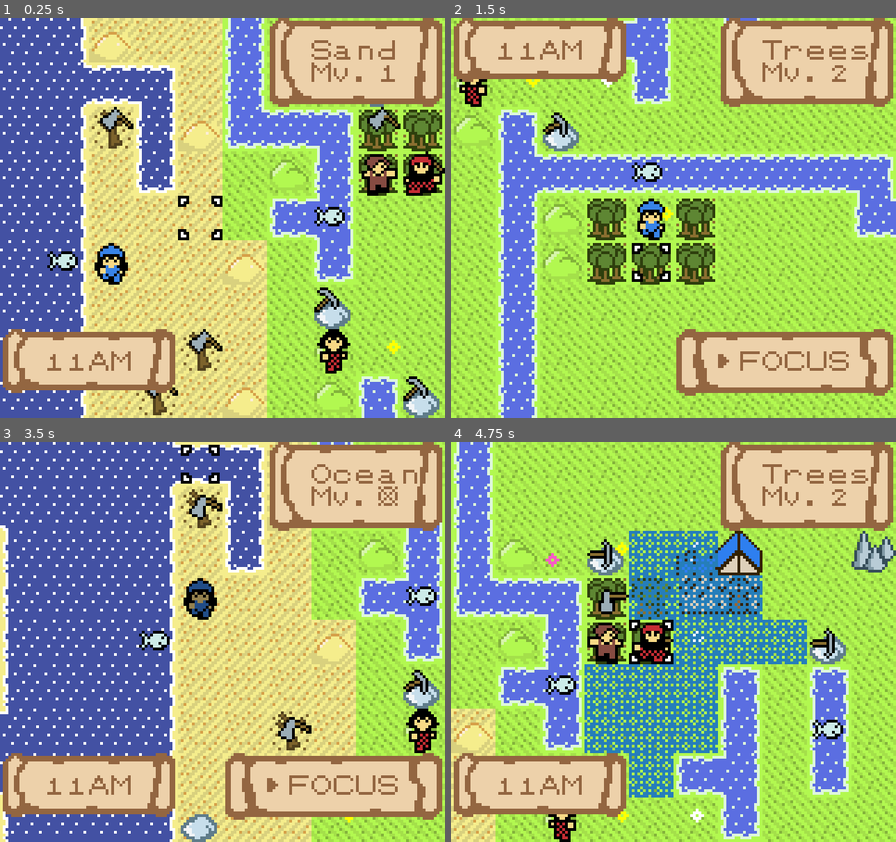
Above: before the commit, frames 1-4 (two rows, left to right).
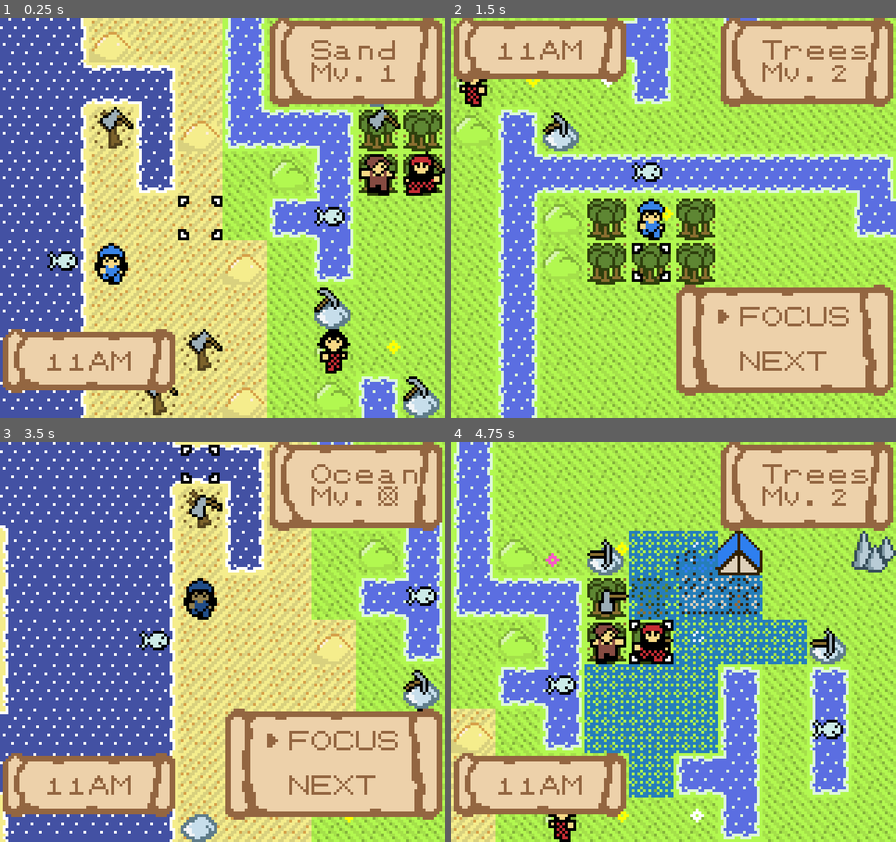
Above: after the commit, the same moments.

Repository: SummonerL/GuildBuilders
Game: Godot game, scene res://Scenes/Overworld/Overworld_Scene.tscn
Same seed, same stepped clock (60 frames per second), same inputs: the game is played once before the commit and once after it. Sound files missing from this copy of the repository are replaced by a short silence.
Inputs:
- Up to frame 1 (0.25 s): no input
- Up to frame 2 (1.5 s): tap Enter (ui_accept) at 0.5, 1.35 s; hold Right (ui_right) 0.53-1.28 s; hold Enter (ui_accept) 0.53-1.28 s; hold Down (ui_down) from 1.28 s (still down)
- Up to frame 3 (3.5 s): tap Enter (ui_accept) at 1.52, 1.82, 2.85, 3.02, 3.32 s; release Down (ui_down) at 2.03 s; hold Right (ui_right) 2.03-2.78 s; hold Enter (ui_accept) 2.03-2.78 s; hold Up (ui_up) from 2.78 s (still down)
- Up to frame 4 (4.75 s): release Up (ui_up) at 3.53 s; hold Enter (ui_accept) 3.53-4.28 s; hold Left (ui_left) from 3.53 s (still down); tap Enter (ui_accept) at 4.35, 4.52 s

The runs differ from the first frame. In frame 1, 0.1% of the frame differs, in the area x 80-90%, y 37-45%; in frame 2, 6.8%, in the area x 50-100%, y 66-90%; in frame 3, 6.7%; in frame 4, 0.1%.

Commit message:
add 'end turn' action

Diff:
--- a/Autoload/Actions.gd
+++ b/Autoload/Actions.gd
@@ -48,7 +48,8 @@
 	MINE,
 	CHOP,
 	INFO,
-	FOCUS
+	FOCUS,
+	NEXT_TURN
 }
 
 const ACTION_LIST_NAMES = [
@@ -57,20 +58,21 @@
 	'MINE',
 	'CHOP',
 	'INFO',
-	'FOCUS'
+	'FOCUS',
+	'NEXT'
 ]
 
-func do_action(action, unit):
-	# make sure this is actually a unit, as in some cases, the overworld scene will be the parent instead of a unit
-	if not unit.get('unit_id') == null:
-		active_unit = unit
+func do_action(action, parent):
+	# see if the parent is a unit, and if so, set the active unit
+	if not parent.get('unit_id') == null:
+		active_unit = parent
 	else:
 		active_unit = null
 
 	match (action):
 		COMPLETE_ACTION_LIST.MOVE:
 			# let the unit handle this action
-			unit.do_action(action)
+			active_unit.do_action(action)
 		COMPLETE_ACTION_LIST.FISH:
 			initiate_fish_action()
 		COMPLETE_ACTION_LIST.MINE:
@@ -79,10 +81,15 @@
 			initiate_woodcutting_action()
 		COMPLETE_ACTION_LIST.INFO:
 			# let the unit handle this action
-			unit.do_action(action)
+			active_unit.do_action(action)
 		COMPLETE_ACTION_LIST.FOCUS:
 			# focus the cursor on the next available unit
-			get_tree().get_current_scene().do_action(action)
+			parent.do_action(action)
+		COMPLETE_ACTION_LIST.NEXT_TURN:
+			# we're finished with this turn (hour), so empty the yet to act array and determine the next state
+			player.party.empty_yet_to_act()
+			player.determine_next_state()
+
 func action_window_finished(skill, reward):
 	# clear existing text
 	player.hud.clearText()
--- a/Entities/Player/Party.gd
+++ b/Entities/Player/Party.gd
@@ -48,6 +48,9 @@
 	if (final_index >= 0 && found):
 		yet_to_act.remove(final_index)
 
+func empty_yet_to_act():
+	yet_to_act = []
+
 func reset_unit_actions():
 	for unit in party_members:
 		unit.reset_action_list()
--- a/Entities/Player/Units/Woodworker_Male.tscn
+++ b/Entities/Player/Units/Woodworker_Male.tscn
@@ -18,7 +18,6 @@
 
 [node name="Woodworker_Male_Sprite" type="AnimatedSprite" parent="."]
 frames = SubResource( 1 )
-frame = 1
 speed_scale = 0.5
 playing = true
 centered = false
--- a/Scenes/Overworld/Overworld_Scene.gd
+++ b/Scenes/Overworld/Overworld_Scene.gd
@@ -49,7 +49,8 @@
 
 # list of actions that are available when not selecting a unit
 onready var action_list = [
-	global_action_list.COMPLETE_ACTION_LIST.FOCUS
+	global_action_list.COMPLETE_ACTION_LIST.FOCUS,
+	global_action_list.COMPLETE_ACTION_LIST.NEXT_TURN
 ]
 
 # game instances
